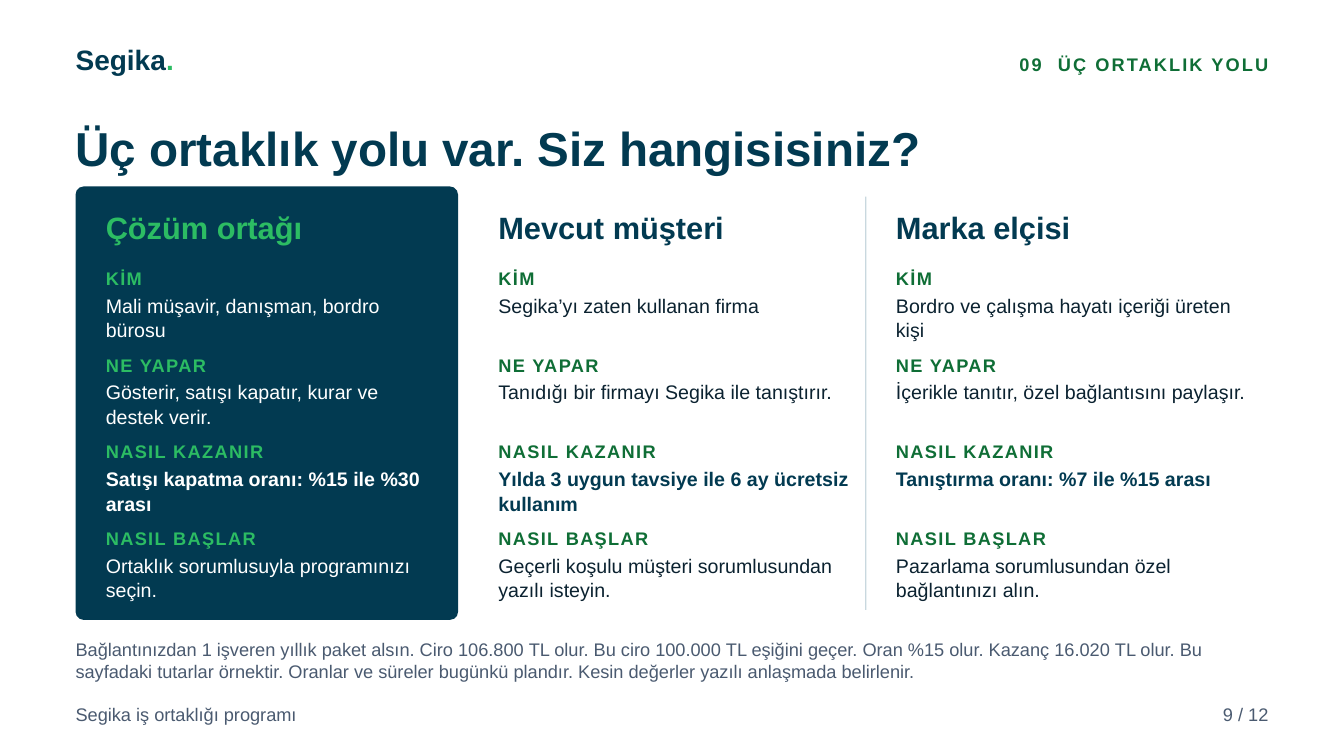
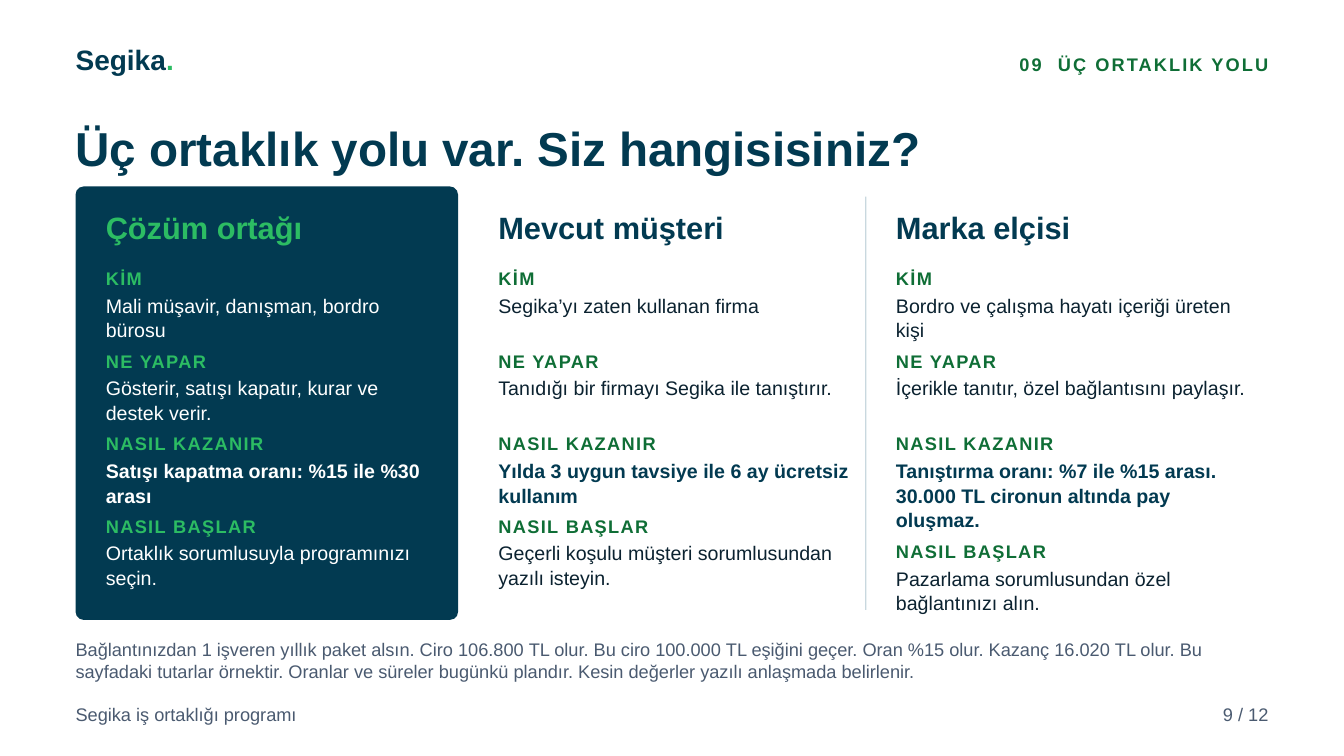
Before and after one commit to karacaismail/19ekim, a slide deck: slide 9 of public/indir/segika/segika-is-ortakligi-sunum.pptx. Drawn at 1344x756 pixels with LibreOffice and Linux fonts; fonts in the diff are those of the drawing. Boxes give left, top, right and bottom in pixels: in the first picture for what was removed or moved away, otherwise in the second. Text is boxed around its words. In the diff, an @@ line names an element or a change of style, - is before the commit and + after.

Commit message:
Segika setini kullanıcı incelemesine göre düzelt
- Yıllık sayfada tek örnek kaldı: 2 işveren ve %30 oran.
- "Siz buradasınız" işareti 4. seviyeye taşındı.
- Basamaklar okura "1. seviye" ile "4. seviye" adıyla görünür.
- Fiyat kaynağı cümlesi yenilendi.
- Nakitsiz yol görsel sunuma ve sunuma eklendi.
- Yıllık varsayım, elçi sınırı ve hak notu eklendi.
- El kitapçığının 2., 7. ve 10. sayfalarındaki boşluklar düzeldi.
- İçerik denetimi bu kuralları da arar.

```diff
--- a/public/indir/segika/segika-is-ortakligi-sunum.pptx
+++ b/public/indir/segika/segika-is-ortakligi-sunum.pptx
@@ 6 texts: place and size @@
-6 texts at [106, 359, 1245, 425]
+6 texts at [106, 355, 1245, 421]
@@ text at [896, 463, 1216, 531]: text changed @@
-Tanıştırma oranı: %7 ile %15 arası
+Tanıştırma oranı: %7 ile %15 arası. 30.000 TL cironun altında pay oluşmaz.
@@ 7 texts: place and size @@
-7 texts at [106, 445, 1053, 549]
+7 texts at [106, 437, 1053, 537]
@@ text "NASIL BAŞLAR": place and size @@
-text "NASIL BAŞLAR" at [896, 532, 1046, 549]
+text "NASIL BAŞLAR" at [896, 545, 1046, 562]
@@ text "Ortaklık sorumlusuyla programınızı seçin.": place and size @@
-text "Ortaklık sorumlusuyla programınızı seçin." at [106, 558, 410, 601]
+text "Ortaklık sorumlusuyla programınızı seçin." at [106, 545, 410, 589]
@@ text "Geçerli koşulu müşteri sorumlusundan yazılı ...": place and size @@
-text "Geçerli koşulu müşteri sorumlusundan yazılı ..." at [498, 558, 832, 601]
+text "Geçerli koşulu müşteri sorumlusundan yazılı ..." at [498, 545, 832, 589]
@@ text "Pazarlama sorumlusundan özel bağlantınızı alın.": place and size @@
-text "Pazarlama sorumlusundan özel bağlantınızı alın." at [896, 558, 1171, 601]
+text "Pazarlama sorumlusundan özel bağlantınızı alın." at [896, 571, 1171, 614]
```
Also in this commit, not shown: 5 other slides changed, 28 other files.
